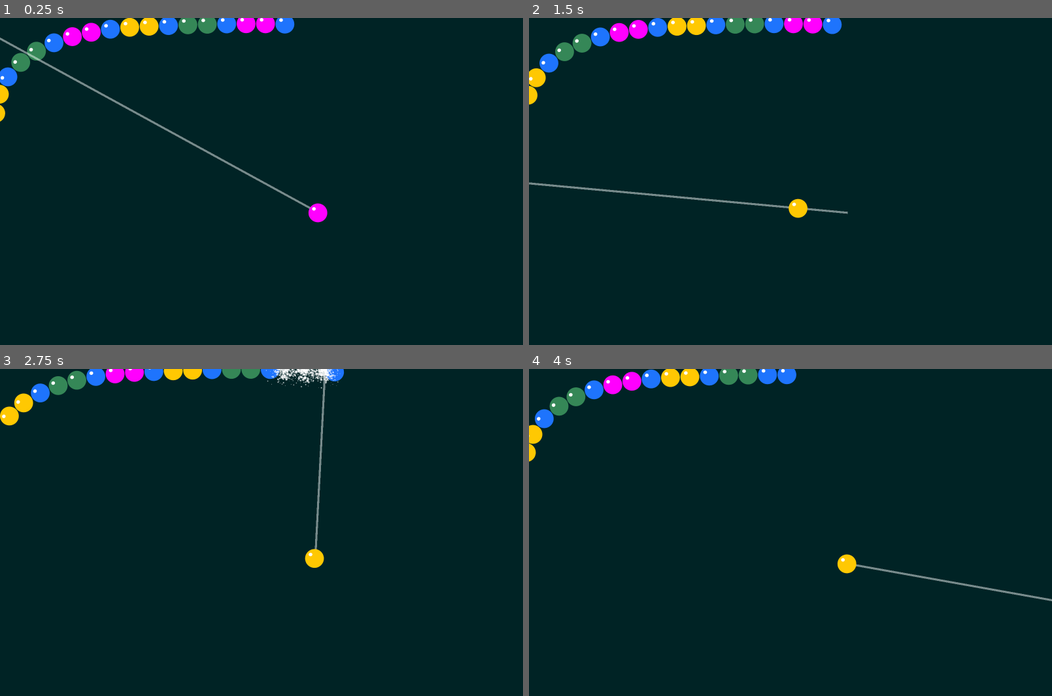
Above: before the commit, frames 1-4 (two rows, left to right).
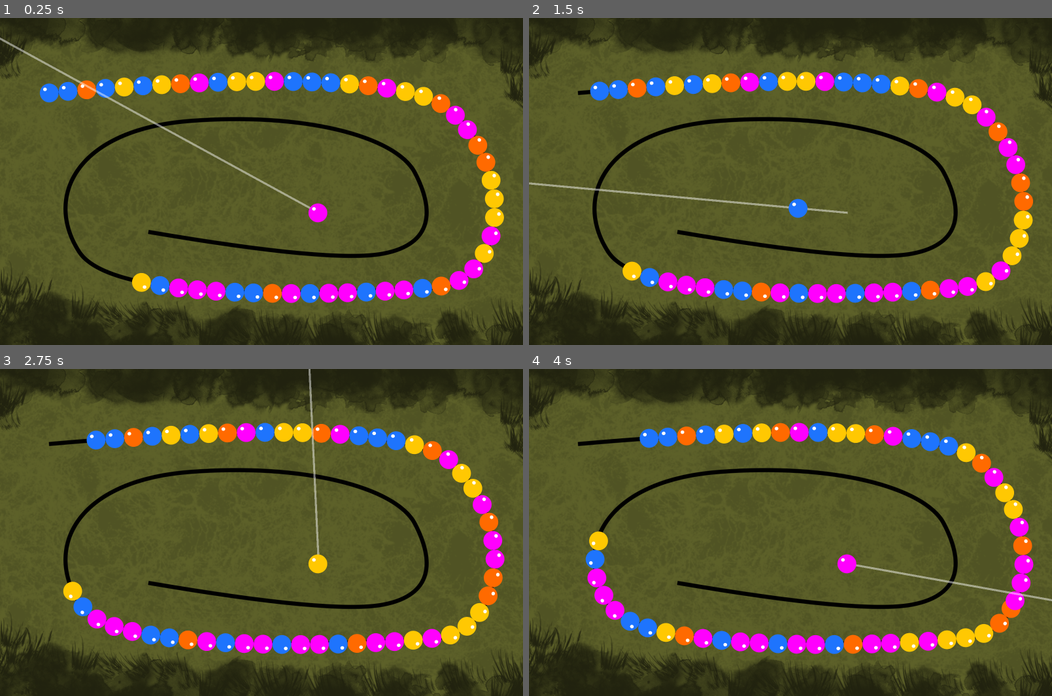
Above: after the commit, the same moments.

Repository: damnjan/zuma-godot
Game: Godot game, scene res://Main.tscn
Two runs of this game, one before a commit and one after it. Both use one fixed random seed, a clock stepped at 60 frames per second and the inputs below.
Inputs (mouse positions are in pixels of both pictures, inside the frame that each line leads up to):
- Up to frame 1 (0.25 s): no input
- Up to frame 2 (1.5 s): move the mouse to (905, 165) at 0.52 s; click (905, 165) at 0.67 s; move the mouse to (685, 197) at 1.27 s; click (685, 197) at 1.42 s
- Up to frame 3 (2.75 s): move the mouse to (313, 460) at 2.02 s; click (313, 460) at 2.17 s
- Up to frame 4 (4 s): move the mouse to (764, 597) at 2.77 s; click (764, 597) at 2.92 s; move the mouse to (947, 581) at 3.52 s; click (947, 581) at 3.67 s

The runs differ from the first frame. In frame 1, 100% of the frame differs, in the area x 0-100%, y 0-100%; in frame 2, 100%; in frame 3, 100%; in frame 4, 100%.

Commit message:
add bg, fix a lot of bugs

Diff:
--- a/Ball.tscn
+++ b/Ball.tscn
@@ -1,7 +1,8 @@
-[gd_scene load_steps=14 format=3 uid="uid://cs0g6j0rmm486"]
+[gd_scene load_steps=15 format=3 uid="uid://cs0g6j0rmm486"]
 
 [ext_resource type="Script" path="res://ball.gd" id="1_cmi47"]
 [ext_resource type="Texture2D" uid="uid://bc4vugfwmyg38" path="res://ball.png" id="1_x31f7"]
+[ext_resource type="Texture2D" uid="uid://cuki8wkf7edkr" path="res://ball_orange.png" id="2_i1cv2"]
 [ext_resource type="Texture2D" uid="uid://chi0mvlrflppb" path="res://ball_blue.png" id="3_0ar6v"]
 [ext_resource type="Texture2D" uid="uid://cw66ymm4r15dw" path="res://ball_green.png" id="4_eow4n"]
 [ext_resource type="Texture2D" uid="uid://djtqce3pd4g7c" path="res://ball_purple.png" id="5_vyxwv"]
@@ -10,16 +11,19 @@
 animations = [{
 "frames": [{
 "duration": 1.0,
-"texture": ExtResource("1_x31f7")
+"texture": ExtResource("2_i1cv2")
 }, {
 "duration": 1.0,
 "texture": ExtResource("3_0ar6v")
 }, {
 "duration": 1.0,
-"texture": ExtResource("4_eow4n")
+"texture": ExtResource("1_x31f7")
 }, {
 "duration": 1.0,
 "texture": ExtResource("5_vyxwv")
+}, {
+"duration": 1.0,
+"texture": ExtResource("4_eow4n")
 }],
 "loop": false,
 "name": &"default",
--- a/FollowGroup.gd
+++ b/FollowGroup.gd
@@ -7,6 +7,7 @@
 var prev_group: FollowGroup
 var next_group: FollowGroup
 
+var is_removed = false
 var state = State.FORWARDS
 var items: Array[FollowingBall]
 var global_progress = 0
@@ -15,6 +16,7 @@
 
 var _follows_to_delete: Array[FollowingBall]
 var _is_inserting = false
+
 
 # a and b are indexes of first and last marble that explodes
 func split_group(a, b):
@@ -44,7 +46,7 @@
 		index = items.size() - 1
 	item.progress = index * Globals.BALL_WIDTH + global_progress
 	if !ignore_check:
-		GlobalTimer.create_async(func(): _check_for_matches_from(index); _is_inserting = false, 0.15)
+		GlobalTimer.create_async(func(): _check_for_matches_from(index); _is_inserting = false, 0.2)
 
 func change_state(next_state: State):
 	state = next_state
@@ -54,13 +56,14 @@
 		prev_group.next_group = next_group
 	if next_group:
 		next_group.prev_group = prev_group
+	is_removed = true
 
 func merge_next_group():
 	var last_index = items.size() - 1
 	items.append_array(next_group.items)
 	current_speed += next_group.current_speed
 	next_group.remove()
-	_check_for_matches_from(last_index)
+	_check_for_matches_from(last_index, true)
 
 var curve_time: float = 0.0
 var last_speed = current_speed
@@ -112,19 +115,21 @@
 func last_item() -> FollowingBall:
 	return items.back()
 
-func _check_for_matches_from(index: int, direction: int = 0):
-	if index > items.size():
+func _check_for_matches_from(index: int, is_merge = false):
+	if index >= items.size():
+		print("THIS IS BAAAAAAAAAAAAAAAAAAAAAAAAAAAAAD")
 		return
 	var start = index
-	var end = index
-	if direction <= 0:
-		while start -1 >= 0 and items[start - 1].frame == items[index].frame:
-			start -= 1
-	if direction >= 0:
-		while end < items.size() and items[end].frame == items[index].frame:
-			end += 1
-	print({ "index": index, "start": start, "end": end})
+	var end = index # end is non inclusive
+	while start -1 >= 0 and items[start - 1].frame == items[index].frame:
+		start -= 1
+	while end < items.size() and items[end].frame == items[index].frame:
+		end += 1
+#	print({ "index": index, "start": start, "end": end})
 	if end - start >= Globals.MIN_CONSECUTIVE_MATCH:
+		if is_merge and end == index + 1:
+			print("Skipping check")
+			return
 		_explode_balls(start, end)
 
 
@@ -137,9 +142,14 @@
 		group.state = FollowGroup.State.WAITING
 		if group.prev_group and group.first_item().frame == group.prev_group.last_item().frame:
 			GlobalTimer.create_async(func(): group.state = State.BACKWARDS, 0.5)
+	elif start == 0:
+		print("Removing from the start")
+		global_progress += items_to_remove.size() * Globals.BALL_WIDTH
 	else:
-		print("NOOOOO")
+		print("This is probably a whole group removed :)")
 
 	for follow in items_to_remove:
 		follow.kill_ball()
 		items.erase(follow)
+		if items.is_empty():
+			remove()
--- a/Globals.gd
+++ b/Globals.gd
@@ -1,6 +1,6 @@
 extends Node
 
-const BALL_WIDTH := 95.0
+const BALL_WIDTH := 92.0
 
 const FORWARDS_SPEED := 100.0
 
--- a/Main.tscn
+++ b/Main.tscn
@@ -1,19 +1,26 @@
-[gd_scene load_steps=5 format=3 uid="uid://bu7cjyo7wkd8u"]
+[gd_scene load_steps=6 format=3 uid="uid://bu7cjyo7wkd8u"]
 
 [ext_resource type="Script" path="res://main.gd" id="1_wdpau"]
 [ext_resource type="Script" path="res://ball_spawner.gd" id="2_cpssc"]
 [ext_resource type="Script" path="res://addons/shaker/shaker.gd" id="3_r5c63"]
+[ext_resource type="Texture2D" uid="uid://6yn7bgnrwxmq" path="res://zuma_bg3.png" id="4_gu86m"]
 
-[sub_resource type="Curve2D" id="Curve2D_dkb43"]
+[sub_resource type="Curve2D" id="Curve2D_osee1"]
 _data = {
-"points": PackedVector2Array(-33.9795, 434.182, 33.9795, -434.182, 290.086, 517.424, -135.918, 6.60712, 135.918, -6.60712, 1129.09, 92.4237, -242.113, -190.579, 242.113, 190.579, 2571.09, 231.424, 215.169, -228.373, -215.169, 228.373, 2692.09, 1486.42, 160.01, 105.833, -160.01, -105.833, 516.086, 1378.42, -52.2699, 205.056, 52.2699, -205.056, 385.086, 724.424, -271.962, 66.2857, 271.962, -66.2857, 751.086, 399.424, -219.528, -52.6766, 219.528, 52.6766, 1982.09, 336.424, 62.51, -225.651, -62.51, 225.651, 2234.09, 850.424, 286.325, 33.9127, -286.325, -33.9127, 1847.09, 1362.42, 0, 0, 0, 0, 816.086, 950.424)
+"points": PackedVector2Array(-890.073, 79.2854, 890.073, -79.2854, 556.086, 421.424, -181.224, -192.55, 181.224, 192.55, 2527.09, 516.424, -17.9336, -100.995, 17.9336, 100.995, 2731.09, 939.424, 210.484, -44.3621, -210.484, 44.3621, 2493.09, 1363.42, 213.316, 216.147, -213.316, -216.147, 741.086, 1246.42, -242.576, 111.377, 242.576, -111.377, 902.086, 628.424, -177.448, -354.897, 177.448, 354.897, 2356.09, 839.424, 253.902, 16.0459, -253.902, -16.0459, 1935.09, 1216.42, 0, 0, 0, 0, 1068.09, 1112.42)
 }
-point_count = 11
+point_count = 9
 
 [node name="Node2D" type="Node2D"]
 script = ExtResource("1_wdpau")
 
+[node name="ZumaBg3" type="Sprite2D" parent="."]
+position = Vector2(1493, 854)
+scale = Vector2(1.659, 1.659)
+texture = ExtResource("4_gu86m")
+
 [node name="ColorRect" type="ColorRect" parent="."]
+visible = false
 offset_left = -84.0
 offset_top = -63.0
 offset_right = 3170.0
@@ -22,7 +29,7 @@
 
 [node name="Path2D" type="Path2D" parent="."]
 position = Vector2(-94.0856, -8.42374)
-curve = SubResource("Curve2D_dkb43")
+curve = SubResource("Curve2D_osee1")
 
 [node name="BallSpawner" type="Node2D" parent="."]
 position = Vector2(1777, 1000)
@@ -40,7 +47,7 @@
 script = ExtResource("3_r5c63")
 target_node = NodePath("../Camera2D")
 target_property = &"offset"
-max_value = 50.0
+max_value = 10.0
 constant = true
 duration = 0.2
 
--- a/ShootingBall.gd
+++ b/ShootingBall.gd
@@ -19,7 +19,6 @@
 		position += _direction * Globals.SHOOTING_SPEED
 
 func shoot(direction: Vector2):
-	print("Shooting ", ball.frame)
 	_direction = direction
 	state = State.SHOOTING
 	ball.area_entered.connect(_on_ball_area_entered)
--- a/ball.gd
+++ b/ball.gd
@@ -20,6 +20,7 @@
 	$Sprite.frame = frame
 
 func die(follow):
+	self.set_collision_layer_value(1, false)
 	follow_to_remove = follow
 	$AnimationPlayer.play("die")
 
--- a/ball_spawner.gd
+++ b/ball_spawner.gd
@@ -16,14 +16,17 @@
 
 
 func _process(delta):
-	shooting_direction =  Vector2(get_local_mouse_position()).normalized()
+	shooting_direction = global_position.direction_to(get_global_mouse_position()).normalized()
 	line_2d.set_point_position(1, shooting_direction * 4000 )
 
 func _input(event):
+	if shooting_ball == null:
+		return
 	if event is InputEventMouseButton and event.pressed:
 		if event.button_index == MOUSE_BUTTON_LEFT :
 			shooting_ball.shoot(shooting_direction)
-			GlobalTimer.create_async(spawn_shooting_ball, 0.1)
+			shooting_ball = null
+			GlobalTimer.create_async(spawn_shooting_ball, 0.2)
 		elif event.button_index == MOUSE_BUTTON_RIGHT:
 			shooting_ball.change_color()
 
--- a/main.gd
+++ b/main.gd
@@ -15,22 +15,28 @@
 func _ready():
 	seed(123)
 #	for i in [0,0,1,1,0,0]:
-#	for i in 50:
+	for i in 50:
 #	for i in [0,1,3,2,3,0,0,1,1,0,0,3,3,0,0,1,1,3,0,1,0,1,2,0,0,1,3,1,0,0,1,2,3]:
 #	for i in [0]:
-	for i in [0,0,1,2,2,1,3,3,1,0,0,1,2,2,1,3,3,1]:
+#	for i in [0,0,1,2,2,1,3,3,1,0,0,1,2,2,1,3,3,1]:
+#	for i in [2,2,0,0,0,0,0,0,0,0,1,1,1,1,1,1,1,1,0,0,0,0,0,2,2,2]:
 		var b = BallScene.instantiate()
 #		b.frame = i
-		_add_follow(i, null, first_group, true)
+		_add_follow(null, null, first_group, true)
 
 
 
 func _physics_process(delta):
+	_check_first_group()
 	var next: FollowGroup = first_group
 	while next:
 		next.physics_process(delta)
 		next = next.next_group
 
+func _check_first_group():
+	if first_group and first_group.is_removed and first_group.next_group:
+		first_group = first_group.next_group
+		first_group.state = FollowGroup.State.FORWARDS
 
 func _add_follow(frame = null, index = null, group = first_group, ignore_check = false):
 	var follow: FollowingBall = FollowingBall.new(frame)
Binary file added: ball_orange.png
Not shown, added: ball_orange.png.import
Binary file added: zuma_bg.png
Not shown, added: zuma_bg.png.import
Binary file added: zuma_bg2.png
Not shown, added: zuma_bg2.png.import
Binary file added: zuma_bg3.png
Not shown, added: zuma_bg3.png.import
